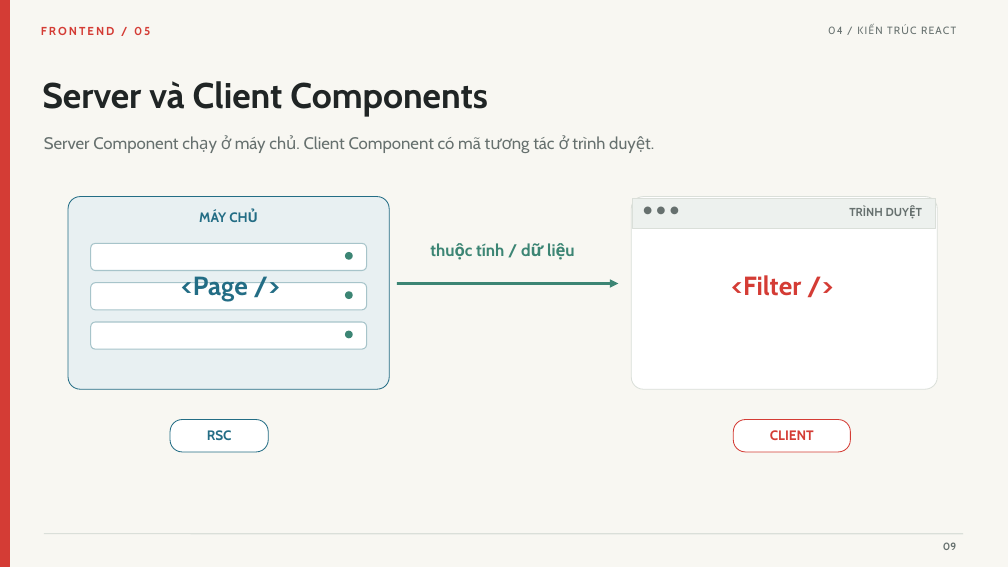
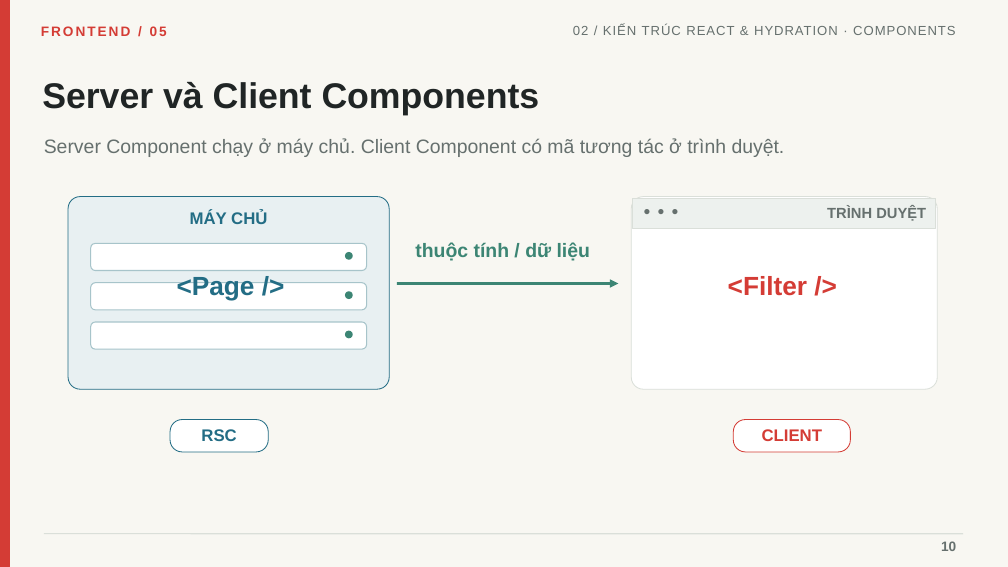
Before and after one commit to linhtn-spec/seminar-nextjs, a slide deck: slide 10 of Seminar_05_Frontend_Roadmap_Tieng_Viet_Da_Chinh_Sua.pptx (slide 9 before the commit). Drawn at 1008x567 pixels with LibreOffice and Linux fonts; fonts in the diff are those of the drawing. Boxes give left, top, right and bottom in pixels: in the first picture for what was removed or moved away, otherwise in the second. Text is boxed around its words. In the diff, an @@ line names an element or a change of style, - is before the commit and + after.

```diff
--- a/Seminar_05_Frontend_Roadmap_Tieng_Viet_Da_Chinh_Sua.pptx
+++ b/Seminar_05_Frontend_Roadmap_Tieng_Viet_Da_Chinh_Sua.pptx
@@ text "FRONTEND / 05" at box(41, 26, 167, 36): size 11 to 13 pt, font Cabin to Arial @@
@@ text at box(573, 25, 955, 35): text changed; size 10 to 12.5 pt; font Cabin to Arial @@
-04 / KIẾN TRÚC REACT
+02 / KIẾN TRÚC REACT & HYDRATION · COMPONENTS
@@ text "Server Component chạy ở máy ..." at box(44, 138, 785, 157): size 16 to 18.5 pt, font Cabin to Arial @@
@@ text "● ● ●" at box(644, 203, 719, 219): size 9.6 to 11.5 pt, font Cabin to Arial @@
@@ text "TRÌNH DUYỆT": place and size @@
-text "TRÌNH DUYỆT" at box(849, 206, 883, 216)
+text "TRÌNH DUYỆT" at box(827, 206, 926, 221)
@@ text "TRÌNH DUYỆT" at box(827, 206, 926, 221): size 11 to 14 pt, font Cabin to Arial @@
@@ text "thuộc tính / dữ liệu" at box(415, 242, 590, 261): size 16 to 18.5 pt, font Cabin to Arial @@
@@ text "thuộc tính / dữ liệu": place and size @@
-text "thuộc tính / dữ liệu" at box(476, 243, 504, 256)
+text "thuộc tính / dữ liệu" at box(415, 242, 590, 261)
@@ font Cabin to Arial in 3 elements at box(42, 82, 540, 115), box(177, 277, 255, 301), box(728, 276, 807, 296) @@
@@ size 13 to 16 pt, font Cabin to Arial in 3 elements at box(190, 210, 267, 224), box(762, 429, 822, 441), box(201, 429, 236, 441) @@
@@ text "CLIENT": place and size @@
-text "CLIENT" at box(770, 430, 814, 440)
+text "CLIENT" at box(762, 429, 822, 441)
@@ text added at box(941, 541, 956, 551), 13 pt, text #66706E, bold @@
+10
@@ text removed at box(943, 542, 956, 550) @@
-09
```
Also in this commit, not shown: 23 other slides changed, 3 slides added, 6 other files.
